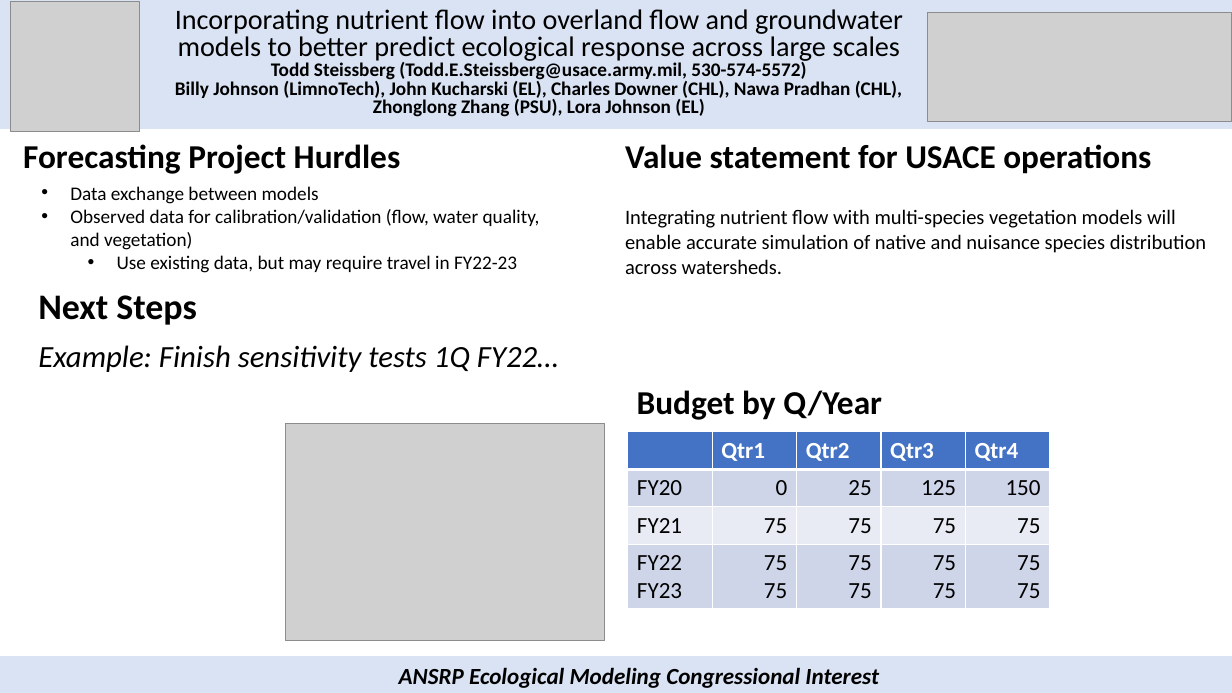
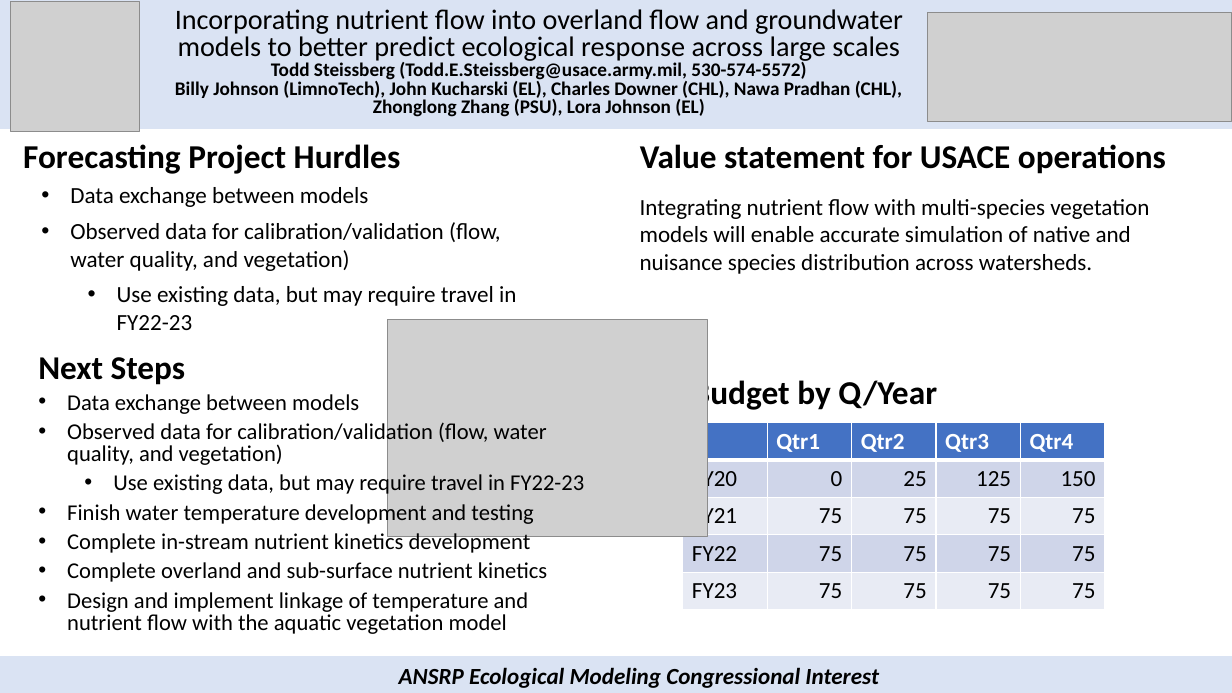
Before and after one commit to EcohydrologyTeam/Share, a slide deck: slide 2 of ANSRP-EcoMod-IPR/2021-10-19 Ecofutures IPR/Steissberg - ANSRP Eco Mod_IPR_FY22.pptx. Drawn at 1232x693 pixels with LibreOffice and Linux fonts; fonts in the diff are those of the drawing; grey boxes stand for pictures. Boxes give left, top, right and bottom in pixels: in the first picture for what was removed or moved away, otherwise in the second. Text is boxed around its words. In the diff, an @@ line names an element or a change of style, - is before the commit and + after.

```diff
--- a/ANSRP-EcoMod-IPR/2021-10-19 Ecofutures IPR/Steissberg - ANSRP Eco Mod_IPR_FY22.pptx
+++ b/ANSRP-EcoMod-IPR/2021-10-19 Ecofutures IPR/Steissberg - ANSRP Eco Mod_IPR_FY22.pptx
@@ text "Value statement for USACE operations": place and size @@
-text "Value statement for USACE operations" at [625,144,1151,174]
+text "Value statement for USACE operations" at [640,144,1166,174]
@@ text "Data exchange between models" at [70,187,516,330]: size 15 to 18 pt; more space between paragraphs @@
@@ text "Integrating nutrient flow with multi-species ...": place and size @@
-text "Integrating nutrient flow with multi-species ..." at [625,209,1206,274]
+text "Integrating nutrient flow with multi-species ..." at [640,199,1149,274]
@@ text "Integrating nutrient flow with multi-species ..." at [640,199,1149,274]: size 16 to 18 pt @@
@@ picture: place and size @@
-picture at [285,424,604,640]
+picture at [388,320,708,536]
@@ text "Next Steps": place and size @@
-text "Next Steps" at [38,295,559,372]
+text "Next Steps" at [38,357,584,634]
@@ text at [38,357,185,385]: size 28 to 25.9 pt in "Next Steps"; line spacing 0.9 to 0.7; less space between paragraphs @@
@@ text "Budget by Q/Year" rewrapped from [637,390,882,420] to [692,377,937,413] @@
@@ text at [67,394,584,634]: text changed; size 24 to 17.6 pt; italic off @@
-Example: Finish sensitivity tests 1Q FY22…
+• Data exchange between models
+• Observed data for calibration/validation (flow, water quality, and vegetation)
+  • Use existing data, but may require travel in FY22-23
+• Finish water temperature development and testing
+• Complete in-stream nutrient kinetics development
+• Complete overland and sub-surface nutrient kinetics
+• Design and implement linkage of temperature and nutrient flow with the aquatic vegetation model
@@ table at [683,422,1104,610] @@
-row 4: FY22 / FY23 | 75 / 75 | 75 / 75 | 75 / 75 | 75 / 75
+row 4: FY22 | 75 | 75 | 75 | 75
+row 5: FY23 | 75 | 75 | 75 | 75
@@ table: place and size @@
-table at [628,432,1048,609]
+table at [683,422,1104,610]
```
Also in this commit, not shown: 2 other slides changed.
